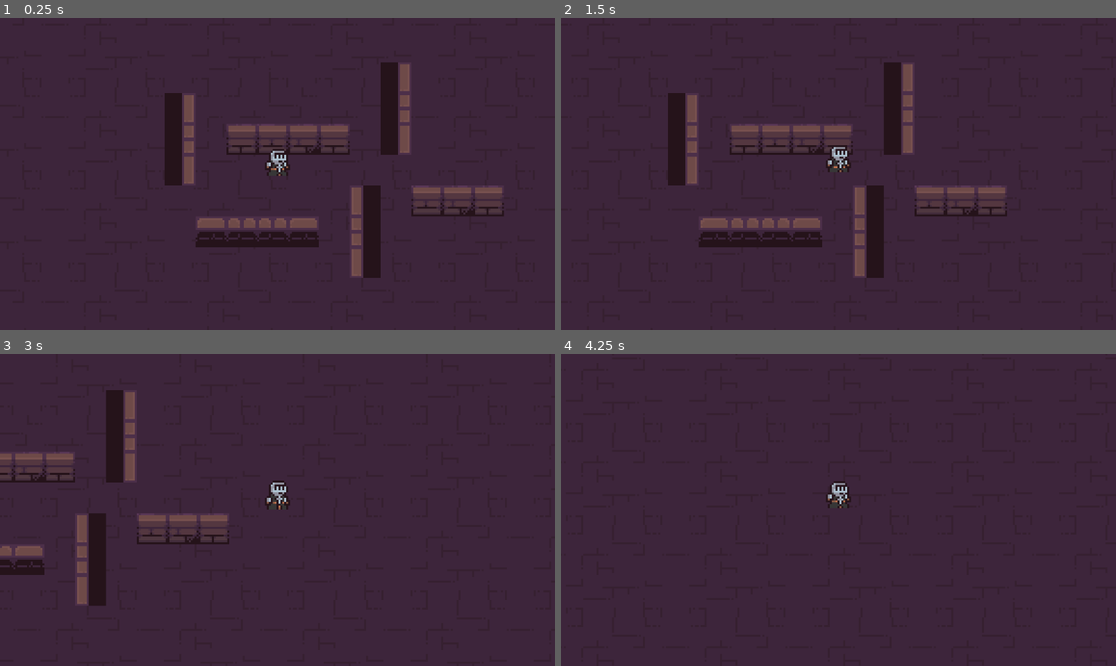
Above: before the commit, frames 1-4 (two rows, left to right).
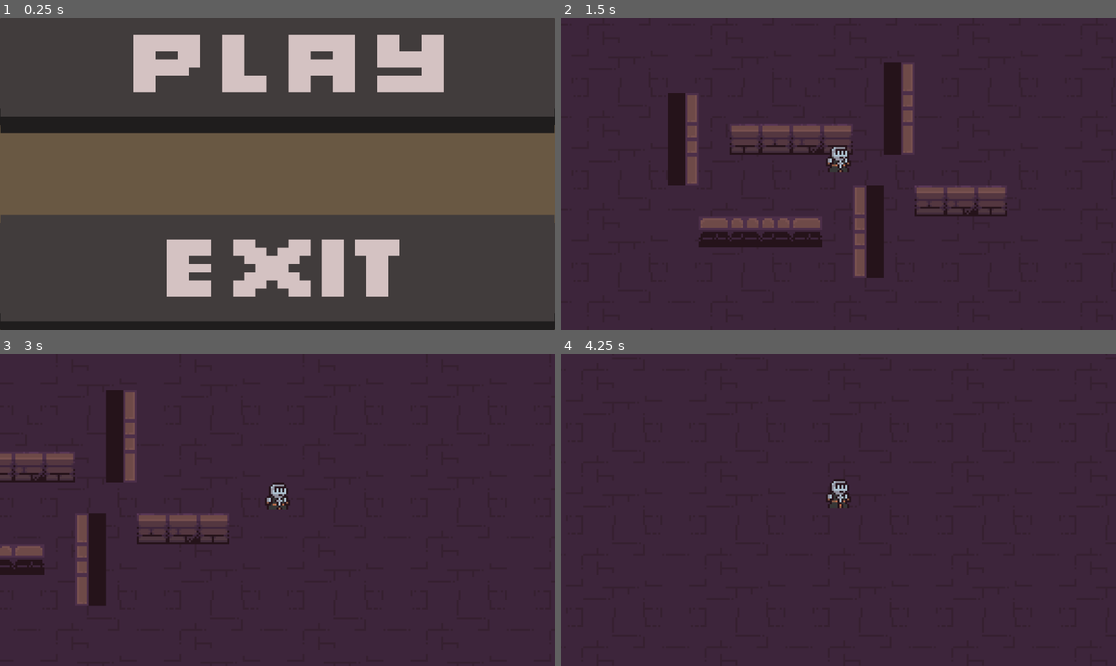
Above: after the commit, the same moments.

Repository: tlombardot/Mizofania
Game: Godot game, scene res://scenes/menu.tscn
Same seed, same stepped clock (60 frames per second), same inputs: the game is played once before the commit and once after it. Before the commit the project starts from res://scenes/game.tscn.
Inputs (mouse positions are in pixels of both pictures, inside the frame that each line leads up to):
- Up to frame 1 (0.25 s): no input
- Up to frame 2 (1.5 s): click (783, 92) at 0.52 s; hold D (droite) from 1.28 s (still down)
- Up to frame 3 (3 s): release D (droite) at 2.03 s; hold S (bas) 2.03-2.78 s; hold D (droite) from 2.78 s (still down)
- Up to frame 4 (4.25 s): release D (droite) at 3.53 s; hold W (haut) from 3.53 s (still down)

The runs differ from the first frame. In frame 1, 50% of the frame differs, in the area x 0-100%, y 0-100%; in frame 2, less than 0.1%; in frame 3, 0.1%; in frame 4, 0.1%.

Commit message:
Feat: Add Menu with Song

Diff:
--- a/project.godot
+++ b/project.godot
@@ -11,13 +11,14 @@
 [application]
 
 config/name="Mizofania"
-run/main_scene="uid://ce3e6qkiswtr5"
+run/main_scene="uid://bd4783aqb4i3m"
 config/features=PackedStringArray("4.6", "Forward Plus")
 config/icon="res://icon.svg"
 
 [global_group]
 
 player=""
+ennemi=""
 
 [input]
 
--- /dev/null
+++ b/scenes/menu.tscn
@@ -0,0 +1,510 @@
+[gd_scene format=4 uid="uid://bd4783aqb4i3m"]
+
+[ext_resource type="Script" uid="uid://cero0g7qod7hl" path="res://scripts/menu.gd" id="1_yqeox"]
+[ext_resource type="Texture2D" uid="uid://cbjyfn8ij8bka" path="res://assets/UIBundle/FreeHorrorUi.png" id="2_vjb58"]
+[ext_resource type="AudioStream" uid="uid://cjgjttunmxx05" path="res://assets/sound/menu.mp3" id="3_con2f"]
+
+[sub_resource type="TileSetAtlasSource" id="TileSetAtlasSource_con2f"]
+texture = ExtResource("2_vjb58")
+0:0/0 = 0
+1:0/0 = 0
+2:0/0 = 0
+3:0/0 = 0
+4:0/0 = 0
+5:0/0 = 0
+6:0/0 = 0
+7:0/0 = 0
+8:0/0 = 0
+9:0/0 = 0
+10:0/0 = 0
+11:0/0 = 0
+12:0/0 = 0
+13:0/0 = 0
+14:0/0 = 0
+0:1/0 = 0
+1:1/0 = 0
+2:1/0 = 0
+3:1/0 = 0
+4:1/0 = 0
+5:1/0 = 0
+6:1/0 = 0
+7:1/0 = 0
+8:1/0 = 0
+9:1/0 = 0
+10:1/0 = 0
+11:1/0 = 0
+12:1/0 = 0
+13:1/0 = 0
+14:1/0 = 0
+0:2/0 = 0
+1:2/0 = 0
+2:2/0 = 0
+3:2/0 = 0
+4:2/0 = 0
+5:2/0 = 0
+6:2/0 = 0
+7:2/0 = 0
+8:2/0 = 0
+9:2/0 = 0
+10:2/0 = 0
+11:2/0 = 0
+12:2/0 = 0
+13:2/0 = 0
+14:2/0 = 0
+0:3/0 = 0
+1:3/0 = 0
+2:3/0 = 0
+3:3/0 = 0
+4:3/0 = 0
+5:3/0 = 0
+6:3/0 = 0
+7:3/0 = 0
+8:3/0 = 0
+9:3/0 = 0
+10:3/0 = 0
+11:3/0 = 0
+12:3/0 = 0
+13:3/0 = 0
+14:3/0 = 0
+0:4/0 = 0
+1:4/0 = 0
+2:4/0 = 0
+3:4/0 = 0
+4:4/0 = 0
+5:4/0 = 0
+6:4/0 = 0
+7:4/0 = 0
+8:4/0 = 0
+9:4/0 = 0
+10:4/0 = 0
+11:4/0 = 0
+0:5/0 = 0
+1:5/0 = 0
+2:5/0 = 0
+3:5/0 = 0
+4:5/0 = 0
+5:5/0 = 0
+6:5/0 = 0
+7:5/0 = 0
+8:5/0 = 0
+9:5/0 = 0
+10:5/0 = 0
+11:5/0 = 0
+0:6/0 = 0
+1:6/0 = 0
+2:6/0 = 0
+3:6/0 = 0
+4:6/0 = 0
+5:6/0 = 0
+6:6/0 = 0
+7:6/0 = 0
+8:6/0 = 0
+9:6/0 = 0
+10:6/0 = 0
+11:6/0 = 0
+12:6/0 = 0
+13:6/0 = 0
+0:7/0 = 0
+1:7/0 = 0
+2:7/0 = 0
+3:7/0 = 0
+4:7/0 = 0
+5:7/0 = 0
+6:7/0 = 0
+7:7/0 = 0
+8:7/0 = 0
+9:7/0 = 0
+10:7/0 = 0
+11:7/0 = 0
+12:7/0 = 0
+13:7/0 = 0
+0:8/0 = 0
+1:8/0 = 0
+2:8/0 = 0
+3:8/0 = 0
+4:8/0 = 0
+5:8/0 = 0
+6:8/0 = 0
+7:8/0 = 0
+8:8/0 = 0
+9:8/0 = 0
+10:8/0 = 0
+11:8/0 = 0
+12:8/0 = 0
+13:8/0 = 0
+14:8/0 = 0
+15:8/0 = 0
+0:9/0 = 0
+1:9/0 = 0
+2:9/0 = 0
+3:9/0 = 0
+4:9/0 = 0
+5:9/0 = 0
+6:9/0 = 0
+7:9/0 = 0
+8:9/0 = 0
+9:9/0 = 0
+10:9/0 = 0
+11:9/0 = 0
+12:9/0 = 0
+13:9/0 = 0
+14:9/0 = 0
+15:9/0 = 0
+0:10/0 = 0
+1:10/0 = 0
+2:10/0 = 0
+3:10/0 = 0
+4:10/0 = 0
+5:10/0 = 0
+6:10/0 = 0
+7:10/0 = 0
+8:10/0 = 0
+9:10/0 = 0
+10:10/0 = 0
+11:10/0 = 0
+12:10/0 = 0
+13:10/0 = 0
+14:10/0 = 0
+15:10/0 = 0
+0:11/0 = 0
+1:11/0 = 0
+2:11/0 = 0
+3:11/0 = 0
+4:11/0 = 0
+5:11/0 = 0
+6:11/0 = 0
+7:11/0 = 0
+8:11/0 = 0
+9:11/0 = 0
+10:11/0 = 0
+11:11/0 = 0
+12:11/0 = 0
+13:11/0 = 0
+14:11/0 = 0
+15:11/0 = 0
+0:12/0 = 0
+1:12/0 = 0
+2:12/0 = 0
+3:12/0 = 0
+4:12/0 = 0
+5:12/0 = 0
+6:12/0 = 0
+7:12/0 = 0
+8:12/0 = 0
+9:12/0 = 0
+10:12/0 = 0
+11:12/0 = 0
+12:12/0 = 0
+13:12/0 = 0
+14:12/0 = 0
+15:12/0 = 0
+0:13/0 = 0
+1:13/0 = 0
+2:13/0 = 0
+3:13/0 = 0
+4:13/0 = 0
+5:13/0 = 0
+6:13/0 = 0
+7:13/0 = 0
+12:13/0 = 0
+13:13/0 = 0
+14:13/0 = 0
+15:13/0 = 0
+0:14/0 = 0
+1:14/0 = 0
+2:14/0 = 0
+3:14/0 = 0
+4:14/0 = 0
+5:14/0 = 0
+6:14/0 = 0
+7:14/0 = 0
+0:15/0 = 0
+1:15/0 = 0
+2:15/0 = 0
+3:15/0 = 0
+4:15/0 = 0
+5:15/0 = 0
+6:15/0 = 0
+7:15/0 = 0
+
+[sub_resource type="TileSet" id="TileSet_mhnvy"]
+sources/0 = SubResource("TileSetAtlasSource_con2f")
+
+[sub_resource type="TileSetAtlasSource" id="TileSetAtlasSource_vjb58"]
+texture = ExtResource("2_vjb58")
+0:0/0 = 0
+1:0/0 = 0
+2:0/0 = 0
+3:0/0 = 0
+4:0/0 = 0
+5:0/0 = 0
+6:0/0 = 0
+7:0/0 = 0
+8:0/0 = 0
+9:0/0 = 0
+10:0/0 = 0
+11:0/0 = 0
+12:0/0 = 0
+13:0/0 = 0
+14:0/0 = 0
+0:1/0 = 0
+1:1/0 = 0
+2:1/0 = 0
+3:1/0 = 0
+4:1/0 = 0
+5:1/0 = 0
+6:1/0 = 0
+7:1/0 = 0
+8:1/0 = 0
+9:1/0 = 0
+10:1/0 = 0
+11:1/0 = 0
+12:1/0 = 0
+13:1/0 = 0
+14:1/0 = 0
+0:2/0 = 0
+1:2/0 = 0
+2:2/0 = 0
+3:2/0 = 0
+4:2/0 = 0
+5:2/0 = 0
+6:2/0 = 0
+7:2/0 = 0
+8:2/0 = 0
+9:2/0 = 0
+10:2/0 = 0
+11:2/0 = 0
+12:2/0 = 0
+13:2/0 = 0
+14:2/0 = 0
+0:3/0 = 0
+1:3/0 = 0
+2:3/0 = 0
+3:3/0 = 0
+4:3/0 = 0
+5:3/0 = 0
+6:3/0 = 0
+7:3/0 = 0
+8:3/0 = 0
+9:3/0 = 0
+10:3/0 = 0
+11:3/0 = 0
+12:3/0 = 0
+13:3/0 = 0
+14:3/0 = 0
+0:4/0 = 0
+1:4/0 = 0
+2:4/0 = 0
+3:4/0 = 0
+4:4/0 = 0
+5:4/0 = 0
+6:4/0 = 0
+7:4/0 = 0
+8:4/0 = 0
+9:4/0 = 0
+10:4/0 = 0
+11:4/0 = 0
+0:5/0 = 0
+1:5/0 = 0
+2:5/0 = 0
+3:5/0 = 0
+4:5/0 = 0
+5:5/0 = 0
+6:5/0 = 0
+7:5/0 = 0
+8:5/0 = 0
+9:5/0 = 0
+10:5/0 = 0
+11:5/0 = 0
+0:6/0 = 0
+1:6/0 = 0
+2:6/0 = 0
+3:6/0 = 0
+4:6/0 = 0
+5:6/0 = 0
+6:6/0 = 0
+7:6/0 = 0
+8:6/0 = 0
+9:6/0 = 0
+10:6/0 = 0
+11:6/0 = 0
+12:6/0 = 0
+13:6/0 = 0
+0:7/0 = 0
+1:7/0 = 0
+2:7/0 = 0
+3:7/0 = 0
+4:7/0 = 0
+5:7/0 = 0
+6:7/0 = 0
+7:7/0 = 0
+8:7/0 = 0
+9:7/0 = 0
+10:7/0 = 0
+11:7/0 = 0
+12:7/0 = 0
+13:7/0 = 0
+0:8/0 = 0
+1:8/0 = 0
+2:8/0 = 0
+3:8/0 = 0
+4:8/0 = 0
+5:8/0 = 0
+6:8/0 = 0
+7:8/0 = 0
+8:8/0 = 0
+9:8/0 = 0
+10:8/0 = 0
+11:8/0 = 0
+12:8/0 = 0
+13:8/0 = 0
+14:8/0 = 0
+15:8/0 = 0
+0:9/0 = 0
+1:9/0 = 0
+2:9/0 = 0
+3:9/0 = 0
+4:9/0 = 0
+5:9/0 = 0
+6:9/0 = 0
+7:9/0 = 0
+8:9/0 = 0
+9:9/0 = 0
+10:9/0 = 0
+11:9/0 = 0
+12:9/0 = 0
+13:9/0 = 0
+14:9/0 = 0
+15:9/0 = 0
+0:10/0 = 0
+1:10/0 = 0
+2:10/0 = 0
+3:10/0 = 0
+4:10/0 = 0
+5:10/0 = 0
+6:10/0 = 0
+7:10/0 = 0
+8:10/0 = 0
+9:10/0 = 0
+10:10/0 = 0
+11:10/0 = 0
+12:10/0 = 0
+13:10/0 = 0
+14:10/0 = 0
+15:10/0 = 0
+0:11/0 = 0
+1:11/0 = 0
+2:11/0 = 0
+3:11/0 = 0
+4:11/0 = 0
+5:11/0 = 0
+6:11/0 = 0
+7:11/0 = 0
+8:11/0 = 0
+9:11/0 = 0
+10:11/0 = 0
+11:11/0 = 0
+12:11/0 = 0
+13:11/0 = 0
+14:11/0 = 0
+15:11/0 = 0
+0:12/0 = 0
+1:12/0 = 0
+2:12/0 = 0
+3:12/0 = 0
+4:12/0 = 0
+5:12/0 = 0
+6:12/0 = 0
+7:12/0 = 0
+8:12/0 = 0
+9:12/0 = 0
+10:12/0 = 0
+11:12/0 = 0
+12:12/0 = 0
+13:12/0 = 0
+14:12/0 = 0
+15:12/0 = 0
+0:13/0 = 0
+1:13/0 = 0
+2:13/0 = 0
+3:13/0 = 0
+4:13/0 = 0
+5:13/0 = 0
+6:13/0 = 0
+7:13/0 = 0
+12:13/0 = 0
+13:13/0 = 0
+14:13/0 = 0
+15:13/0 = 0
+0:14/0 = 0
+1:14/0 = 0
+2:14/0 = 0
+3:14/0 = 0
+4:14/0 = 0
+5:14/0 = 0
+6:14/0 = 0
+7:14/0 = 0
+0:15/0 = 0
+1:15/0 = 0
+2:15/0 = 0
+3:15/0 = 0
+4:15/0 = 0
+5:15/0 = 0
+6:15/0 = 0
+7:15/0 = 0
+
+[sub_resource type="TileSet" id="TileSet_con2f"]
+sources/0 = SubResource("TileSetAtlasSource_vjb58")
+
+[node name="Menu" type="Control" unique_id=255204015]
+layout_mode = 3
+anchors_preset = 0
+offset_right = 40.0
+offset_bottom = 40.0
+script = ExtResource("1_yqeox")
+
+[node name="Camera2D" type="Camera2D" parent="." unique_id=1012236855]
+position = Vector2(37, 20)
+zoom = Vector2(23, 17)
+
+[node name="ColorRect" type="ColorRect" parent="." unique_id=462336708]
+layout_mode = 1
+anchors_preset = 15
+anchor_right = 1.0
+anchor_bottom = 1.0
+offset_left = 11.0
+offset_right = 23.0
+offset_bottom = 3.0
+grow_horizontal = 2
+grow_vertical = 2
+color = Color(0.41124335, 0.34505746, 0.26141822, 1)
+
+[node name="BoutonJouer" type="Button" parent="." unique_id=172744031]
+layout_mode = 0
+offset_left = 5.0
+offset_top = 6.0
+offset_right = 59.0
+offset_bottom = 14.0
+
+[node name="TileMapLayer" type="TileMapLayer" parent="BoutonJouer" unique_id=977411240]
+tile_map_data = PackedByteArray("AAAAAP//AAAEAAgAAAAAAAAAAAAEAAkAAAABAP//AAAFAAgAAAABAAAAAAAFAAkAAAACAP//AAAGAAgAAAACAAAAAAAGAAkAAAADAP//AAAHAAgAAAADAAAAAAAHAAkAAAA=")
+tile_set = SubResource("TileSet_mhnvy")
+
+[node name="BoutonQuitter" type="Button" parent="." unique_id=739334103]
+layout_mode = 0
+offset_left = 5.0
+offset_top = 31.0
+offset_right = 59.0
+offset_bottom = 39.0
+
+[node name="TileMapLayer" type="TileMapLayer" parent="BoutonQuitter" unique_id=2035130655]
+tile_map_data = PackedByteArray("AAAAAP//AAAEAAwAAAAAAAAAAAAEAA0AAAABAP//AAAFAAwAAAABAAAAAAAFAA0AAAACAP//AAAGAAwAAAACAAAAAAAGAA0AAAADAP//AAAHAAwAAAADAAAAAAAHAA0AAAA=")
+tile_set = SubResource("TileSet_con2f")
+
+[node name="AudioStreamPlayer" type="AudioStreamPlayer" parent="." unique_id=2109772842]
+stream = ExtResource("3_con2f")
+volume_db = -15.0
+autoplay = true
+
+[connection signal="pressed" from="BoutonJouer" to="." method="_on_bouton_jouer_pressed"]
+[connection signal="pressed" from="BoutonQuitter" to="." method="_on_bouton_quitter_pressed"]
--- a/scenes/orc.tscn
+++ b/scenes/orc.tscn
@@ -1,77 +1,68 @@
 [gd_scene format=3 uid="uid://cr6xfljtov2a7"]
 
-[ext_resource type="Texture2D" uid="uid://cc5nxrebo3cgw" path="res://assets/Characters(100x100)/Orc/Orc with shadows/Orc.png" id="1_2byfh"]
 [ext_resource type="Script" uid="uid://gqmpvvm5wfom" path="res://scripts/orc.gd" id="1_bfp0d"]
-[ext_resource type="Texture2D" uid="uid://dy7tisntiwsj4" path="res://assets/Characters(100x100)/Orc/Orc with shadows/Orc-Walk.png" id="3_hu8b3"]
+[ext_resource type="Texture2D" uid="uid://cdbje68ui64sl" path="res://assets/Characters(100x100)/Orc/Orc/Orc-Idle.png" id="2_hu8b3"]
+[ext_resource type="Texture2D" uid="uid://dbfm6jv37elku" path="res://assets/Characters(100x100)/Orc/Orc/Orc-Walk.png" id="3_s5mlm"]
 
-[sub_resource type="AtlasTexture" id="AtlasTexture_bfp0d"]
-atlas = ExtResource("1_2byfh")
+[sub_resource type="AtlasTexture" id="AtlasTexture_nvs4g"]
+atlas = ExtResource("2_hu8b3")
 region = Rect2(0, 0, 100, 100)
 
-[sub_resource type="AtlasTexture" id="AtlasTexture_hu8b3"]
-atlas = ExtResource("1_2byfh")
+[sub_resource type="AtlasTexture" id="AtlasTexture_xme4o"]
+atlas = ExtResource("2_hu8b3")
 region = Rect2(100, 0, 100, 100)
 
-[sub_resource type="AtlasTexture" id="AtlasTexture_s5mlm"]
-atlas = ExtResource("1_2byfh")
+[sub_resource type="AtlasTexture" id="AtlasTexture_duj3f"]
+atlas = ExtResource("2_hu8b3")
 region = Rect2(200, 0, 100, 100)
 
-[sub_resource type="AtlasTexture" id="AtlasTexture_nvs4g"]
-atlas = ExtResource("1_2byfh")
+[sub_resource type="AtlasTexture" id="AtlasTexture_48uv6"]
+atlas = ExtResource("2_hu8b3")
 region = Rect2(300, 0, 100, 100)
 
-[sub_resource type="AtlasTexture" id="AtlasTexture_xme4o"]
-atlas = ExtResource("1_2byfh")
+[sub_resource type="AtlasTexture" id="AtlasTexture_33ppp"]
+atlas = ExtResource("2_hu8b3")
 region = Rect2(400, 0, 100, 100)
 
-[sub_resource type="AtlasTexture" id="AtlasTexture_duj3f"]
-atlas = ExtResource("1_2byfh")
+[sub_resource type="AtlasTexture" id="AtlasTexture_sab3t"]
+atlas = ExtResource("2_hu8b3")
 region = Rect2(500, 0, 100, 100)
 
-[sub_resource type="AtlasTexture" id="AtlasTexture_48uv6"]
-atlas = ExtResource("3_hu8b3")
+[sub_resource type="AtlasTexture" id="AtlasTexture_dg8k4"]
+atlas = ExtResource("3_s5mlm")
 region = Rect2(0, 0, 100, 100)
 
-[sub_resource type="AtlasTexture" id="AtlasTexture_33ppp"]
-atlas = ExtResource("3_hu8b3")
+[sub_resource type="AtlasTexture" id="AtlasTexture_ivc2h"]
+atlas = ExtResource("3_s5mlm")
 region = Rect2(100, 0, 100, 100)
 
-[sub_resource type="AtlasTexture" id="AtlasTexture_sab3t"]
-atlas = ExtResource("3_hu8b3")
+[sub_resource type="AtlasTexture" id="AtlasTexture_0iu7c"]
+atlas = ExtResource("3_s5mlm")
 region = Rect2(200, 0, 100, 100)
 
-[sub_resource type="AtlasTexture" id="AtlasTexture_dg8k4"]
-atlas = ExtResource("3_hu8b3")
+[sub_resource type="AtlasTexture" id="AtlasTexture_1xkto"]
+atlas = ExtResource("3_s5mlm")
 region = Rect2(300, 0, 100, 100)
 
-[sub_resource type="AtlasTexture" id="AtlasTexture_ivc2h"]
-atlas = ExtResource("3_hu8b3")
+[sub_resource type="AtlasTexture" id="AtlasTexture_tqcyk"]
+atlas = ExtResource("3_s5mlm")
 region = Rect2(400, 0, 100, 100)
 
-[sub_resource type="AtlasTexture" id="AtlasTexture_0iu7c"]
-atlas = ExtResource("3_hu8b3")
+[sub_resource type="AtlasTexture" id="AtlasTexture_c6xmr"]
+atlas = ExtResource("3_s5mlm")
 region = Rect2(500, 0, 100, 100)
 
-[sub_resource type="AtlasTexture" id="AtlasTexture_1xkto"]
-atlas = ExtResource("3_hu8b3")
+[sub_resource type="AtlasTexture" id="AtlasTexture_raqv5"]
+atlas = ExtResource("3_s5mlm")
 region = Rect2(600, 0, 100, 100)
 
-[sub_resource type="AtlasTexture" id="AtlasTexture_tqcyk"]
-atlas = ExtResource("3_hu8b3")
+[sub_resource type="AtlasTexture" id="AtlasTexture_rso78"]
+atlas = ExtResource("3_s5mlm")
 region = Rect2(700, 0, 100, 100)
 
 [sub_resource type="SpriteFrames" id="SpriteFrames_48uv6"]
 animations = [{
 "frames": [{
-"duration": 1.0,
-"texture": SubResource("AtlasTexture_bfp0d")
-}, {
-"duration": 1.0,
-"texture": SubResource("AtlasTexture_hu8b3")
-}, {
-"duration": 1.0,
-"texture": SubResource("AtlasTexture_s5mlm")
-}, {
 "duration": 1.0,
 "texture": SubResource("AtlasTexture_nvs4g")
 }, {
@@ -80,12 +71,7 @@
 }, {
 "duration": 1.0,
 "texture": SubResource("AtlasTexture_duj3f")
-}],
-"loop": true,
-"name": &"idle",
-"speed": 5.0
 }, {
-"frames": [{
 "duration": 1.0,
 "texture": SubResource("AtlasTexture_48uv6")
 }, {
@@ -94,7 +80,12 @@
 }, {
 "duration": 1.0,
 "texture": SubResource("AtlasTexture_sab3t")
+}],
+"loop": true,
+"name": &"idle",
+"speed": 5.0
 }, {
+"frames": [{
 "duration": 1.0,
 "texture": SubResource("AtlasTexture_dg8k4")
 }, {
@@ -109,6 +100,15 @@
 }, {
 "duration": 1.0,
 "texture": SubResource("AtlasTexture_tqcyk")
+}, {
+"duration": 1.0,
+"texture": SubResource("AtlasTexture_c6xmr")
+}, {
+"duration": 1.0,
+"texture": SubResource("AtlasTexture_raqv5")
+}, {
+"duration": 1.0,
+"texture": SubResource("AtlasTexture_rso78")
 }],
 "loop": true,
 "name": &"walk",
@@ -118,16 +118,16 @@
 [sub_resource type="RectangleShape2D" id="RectangleShape2D_2byfh"]
 size = Vector2(13, 3)
 
-[node name="Orc" type="CharacterBody2D" unique_id=608689109]
+[node name="Orc" type="CharacterBody2D" unique_id=608689109 groups=["ennemi"]]
 script = ExtResource("1_bfp0d")
 
 [node name="AnimatedSprite2D" type="AnimatedSprite2D" parent="." unique_id=1169825597]
+position = Vector2(0, -7)
 sprite_frames = SubResource("SpriteFrames_48uv6")
 animation = &"walk"
 autoplay = "idle"
-frame = 3
-frame_progress = 0.14727855
+frame_progress = 0.24142131
 
 [node name="CollisionShape2D" type="CollisionShape2D" parent="." unique_id=1532172233]
-position = Vector2(0.5, 6)
+position = Vector2(0, -1)
 shape = SubResource("RectangleShape2D_2byfh")
--- /dev/null
+++ b/scripts/menu.gd
@@ -0,0 +1,9 @@
+extends Control
+
+func _on_bouton_jouer_pressed():
+	# Charge la scène de jeu
+	get_tree().change_scene_to_file("res://scenes/game.tscn")
+
+func _on_bouton_quitter_pressed():
+	# Ferme le jeu
+	get_tree().quit()
Binary file added: assets/UIBundle/FreeDemo.png
Not shown, added: assets/UIBundle/FreeDemo.png.import
Binary file added: assets/UIBundle/FreeHorrorUi.png
Not shown, added: assets/UIBundle/FreeHorrorUi.png.import
Binary file added: assets/UIBundle/FreeUI.png
Not shown, added: assets/UIBundle/FreeUI.png.import
Binary file added: assets/UIBundle/MediavelFree.png
Not shown, added: assets/UIBundle/MediavelFree.png.import
Binary file added: assets/UIBundle/PastelUIFree.png
Not shown, added: assets/UIBundle/PastelUIFree.png.import
Binary file added: assets/UIBundle/UiCozyFree.png
Not shown, added: assets/UIBundle/UiCozyFree.png.import
(and 6 more such lines)
